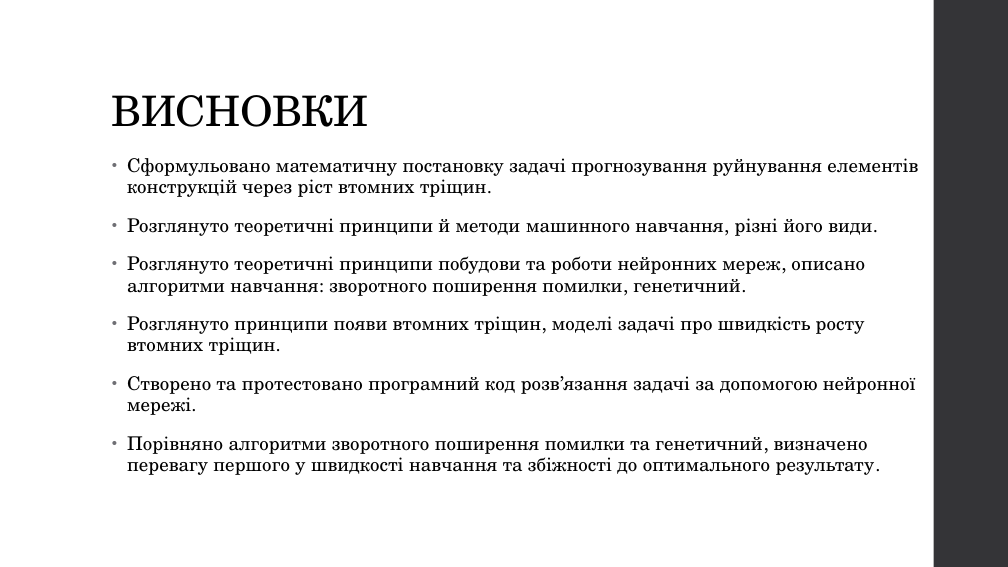
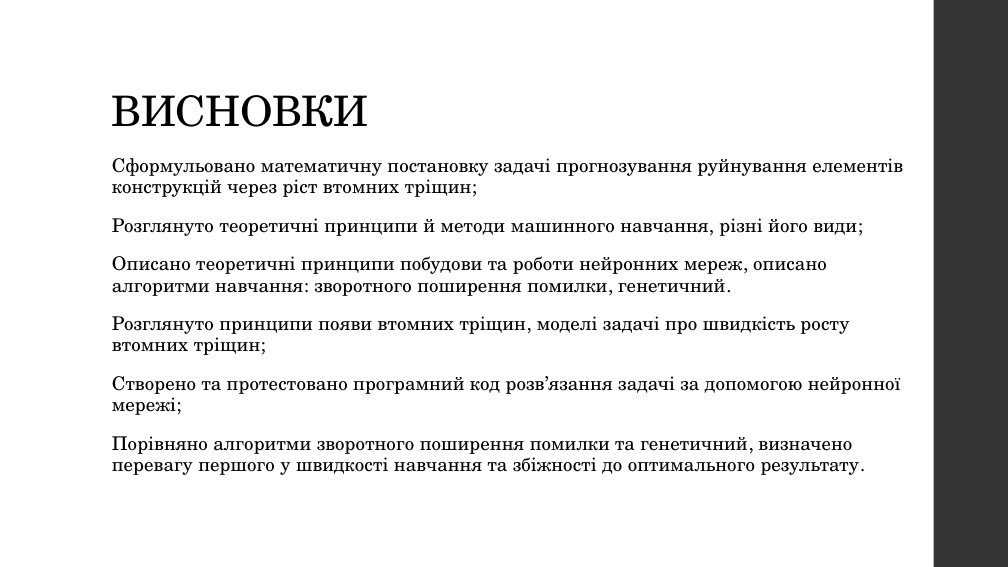
Before and after one commit to Romchyk-S/Thesis, a slide deck: slide 13 of Застосування методів машинного навчання для прогнозування елементів конструкцій-1.pptx (slide 12 before the commit). Drawn at 1008x567 pixels with LibreOffice and Linux fonts; fonts in the diff are those of the drawing. Boxes give left, top, right and bottom in pixels: in the first picture for what was removed or moved away, otherwise in the second. Text is boxed around its words. In the diff, an @@ line names an element or a change of style, - is before the commit and + after.

Commit message:
Preparing presentation
Printed things, added new pictures and text to the presentation

```diff
--- a/Застосування методів машинного навчання для прогнозування елементів конструкцій-1.pptx
+++ b/Застосування методів машинного навчання для прогнозування елементів конструкцій-1.pptx
@@ text at (112, 158, 903, 415): text changed @@
-• Сформульовано математичну постановку задачі прогнозування руйнування елементів конструкцій через ріст втомних тріщин.
-• Розглянуто теоретичні принципи й методи машинного навчання, різні його види.
-• Розглянуто теоретичні принципи побудови та роботи нейронних мереж, описано алгоритми навчання: зворотного поширення помилки, генетичний.
-• Розглянуто принципи появи втомних тріщин, моделі задачі про швидкість росту втомних тріщин.
-• Створено та протестовано програмний код розв’язання задачі за допомогою нейронної мережі.
+Сформульовано математичну постановку задачі прогнозування руйнування елементів конструкцій через ріст втомних тріщин;
+Розглянуто теоретичні принципи й методи машинного навчання, різні його види;
+Описано теоретичні принципи побудови та роботи нейронних мереж, описано алгоритми навчання: зворотного поширення помилки, генетичний.
+Розглянуто принципи появи втомних тріщин, моделі задачі про швидкість росту втомних тріщин;
+Створено та протестовано програмний код розв’язання задачі за допомогою нейронної мережі;
@@ text at (112, 436, 860, 475): bullet • to none @@
```
Also in this commit, not shown: 7 other slides changed, 1 slide added, 15 other files.
